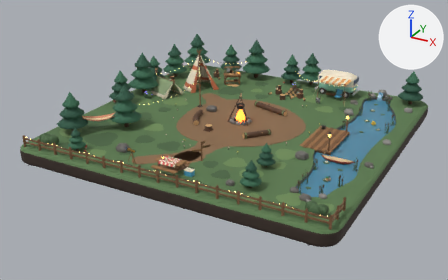
An edit to the glTF model client/public/models/campfire.glb, drawn before and after from the same camera.
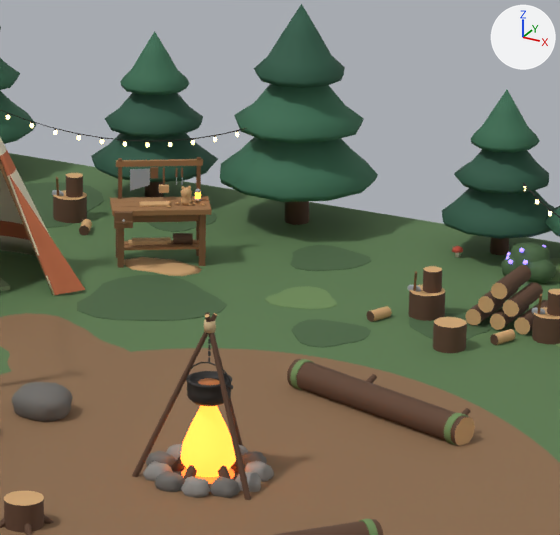
Each version is shown whole from a 50 mm lens placed at (18.5, -36.0, 16.3), pointed at (-0.8, -1.0, -1.2), then close up on the part from 46% to 67% of the width and 14% to 47% of the height. Every picture has the same lights, and +X, +Y and +Z are marked at upper right. The first two pictures are the older version. Where no turn or scale is listed for an object, it has been applied to the vertices. Vertices at exactly the same position are counted once.

In view in the first close-up: 'Campfire_Deco', 'Campfire_Glamping', 'Campfire_Grass', 'Campfire_Ground', 'Campfire_Paths', 'Campfire_Trees', 'Fire_Flame_Outer', 'Prop_Bonfire', 'Prop_Tripod', 'Prop_WoodChop_03_Hatchet', 'Prop_WoodChop_03_Log', 'Prop_Workbench', 'Seat_Firepit', 'Seat_Tent' and 9 more.
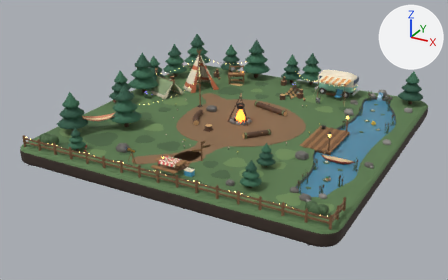
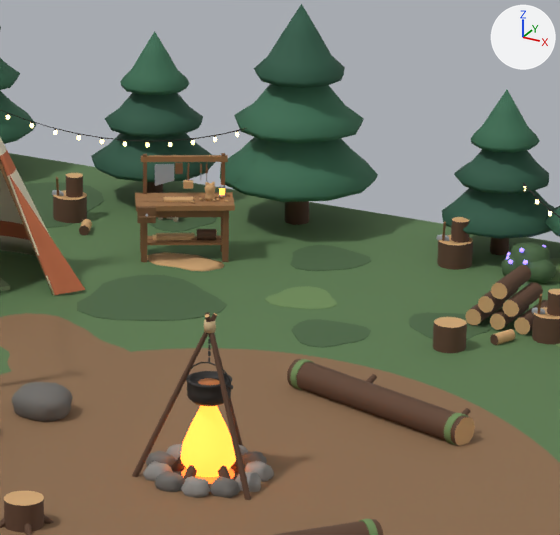
Pixel boxes [x1, y1, x2, y2] of what changed, in the close-ups (560 x 535 px; the box of a moved part takes in the faces that stretch with it):
'Prop_Workbench', moved
    before: [110, 157, 212, 276]
    after: [135, 153, 235, 271]
'Prop_WoodChop_03_Log', moved
    before: [423, 266, 442, 293]
    after: [451, 217, 470, 243]
'Prop_WoodChop_03_Hatchet', moved
    before: [407, 271, 421, 292]
    after: [436, 221, 449, 241]
part 1 of me_campfire_glampingmesh, deleted
    before: [367, 306, 392, 322]
part 2 of me_campfire_glampingmesh, moved or reshaped
    before: [408, 285, 446, 321]
    after: [437, 235, 473, 270]

The change, as a diff of the scene's bpy script:
```diff
--- a/client/public/models/campfire.glb.py
+++ b/client/public/models/campfire.glb.py
@@ me_campfire_glampingmesh @@
 # used by ob_campfire_glamping; location = (0.0, 0.0, 0.0)
 # verts and faces of me_campfire_glampingmesh; kept vertices keep their numbers, new ones are numbered from 2802
 # before: 2618 (0.1, 6.9, 0.0), 2619 (0.0, 6.9, 0.0), 2620 (-0.1, 6.9, 0.0), 2621 (-0.2, 6.9, 0.0), 2622 (-0.3, 6.8, 0.0)
 # before: 2623 (-0.3, 6.7, 0.0), 2624 (-0.3, 6.6, 0.0) at pixel (408, 314), 2625 (-0.3, 6.5, 0.0) at pixel (409, 316), 2626 (-0.2, 6.5, 0.0) at pixel (413, 319), 2627 (-0.1, 6.4, 0.0) at pixel (420, 320)
 # before: 2628 (0.0, 6.5, 0.0) at pixel (429, 321), 2629 (0.1, 6.6, 0.0), 2630 (0.1, 6.7, 0.0), 2631 (0.1, 6.8, 0.0) at pixel (444, 316), 2632 (0.1, 6.9, 0.4) at pixel (444, 288)
 # before: 2633 (0.0, 6.9, 0.4), 2634 (-0.1, 6.9, 0.4), 2635 (-0.2, 6.9, 0.4), 2636 (-0.3, 6.8, 0.4) at pixel (417, 285), 2637 (-0.3, 6.7, 0.4)
 # before: 2638 (-0.3, 6.6, 0.4) at pixel (409, 289), 2639 (-0.3, 6.5, 0.4) at pixel (410, 292), 2640 (-0.2, 6.5, 0.4) at pixel (414, 294), 2641 (-0.1, 6.4, 0.4) at pixel (421, 295), 2642 (0.0, 6.5, 0.4) at pixel (430, 296)
 # before: 2643 (0.1, 6.6, 0.4) at pixel (437, 295), 2644 (0.1, 6.7, 0.4) at pixel (443, 293), 2645 (0.1, 6.8, 0.4) at pixel (445, 291)
-me_campfire_glampingmesh.from_pydata(...)  # 2802 vertices, 5106 faces; spans x -9.3..7.1, y -9.9..9.6, z -0.2..2.3
+me_campfire_glampingmesh.from_pydata(...)  # 2770 vertices, 5050 faces; spans x -9.3..7.1, y -9.9..9.6, z -0.2..2.3
+# me_campfire_glampingmesh part 1: the loose piece of 16 vertices spanning x -0.7..-0.5, y 6.1..6.4, z 0.0..0.1 is deleted
+# me_campfire_glampingmesh part 2
+for i in [*range(2618, 2625), *range(2632, 2639)]: verts[i] += (-0.6, 2.2, 0.0)
+for i in [*range(2625, 2632), *range(2639, 2646)]: verts[i] += (-0.5, 2.2, 0.0)
+# other edits to the shape of me_campfire_glampingmesh do not show in these pictures
 me_campfire_glampingmesh.materials.append(mat_cf_plank)
@@ ob_prop_woodchop_03_hatchet @@
 ob_prop_woodchop_03_hatchet = bpy.data.objects.new('Prop_WoodChop_03_Hatchet', me_prop_woodchop_03_hatchetmesh)
-ob_prop_woodchop_03_hatchet.location = (-0.25, 6.6, 0.37)
+ob_prop_woodchop_03_hatchet.location = (-0.8, 8.8, 0.37)
@@ ob_prop_woodchop_03_log @@
 ob_prop_woodchop_03_log = bpy.data.objects.new('Prop_WoodChop_03_Log', me_prop_woodchop_03_logmesh)
-ob_prop_woodchop_03_log.location = (-0.05, 6.74, 0.36)
+ob_prop_woodchop_03_log.location = (-0.6, 8.94, 0.36)
@@ ob_prop_workbench @@
 ob_prop_workbench = bpy.data.objects.new('Prop_Workbench', me_prop_workbenchmesh)
-ob_prop_workbench.location = (-4.4, 7.0, 0.0)
+ob_prop_workbench.location = (-4.2, 7.35, 0.0)
```
